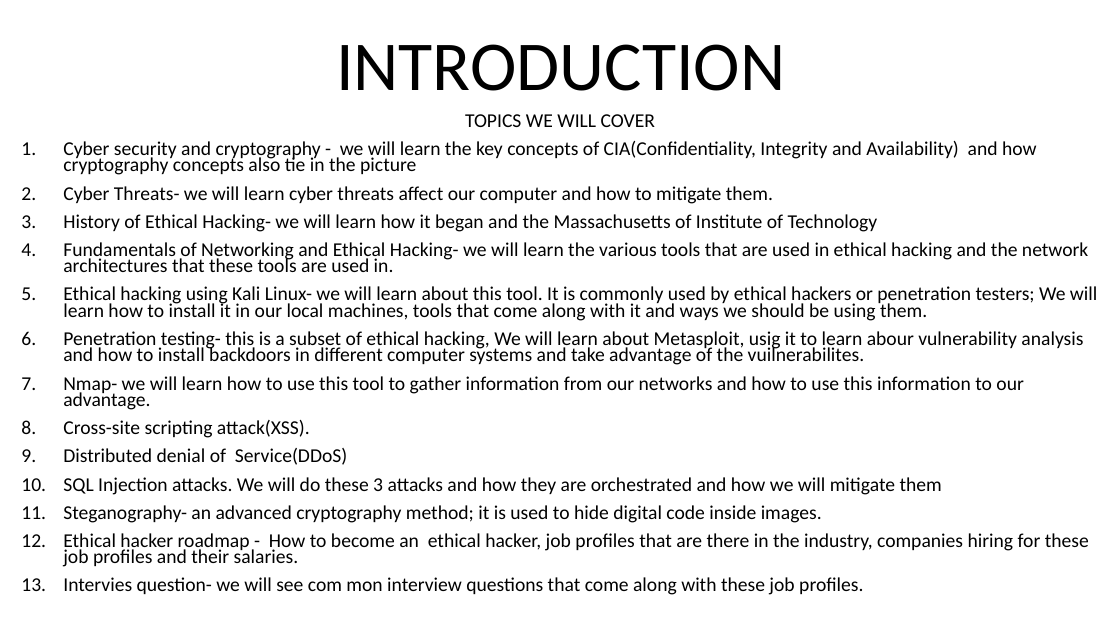
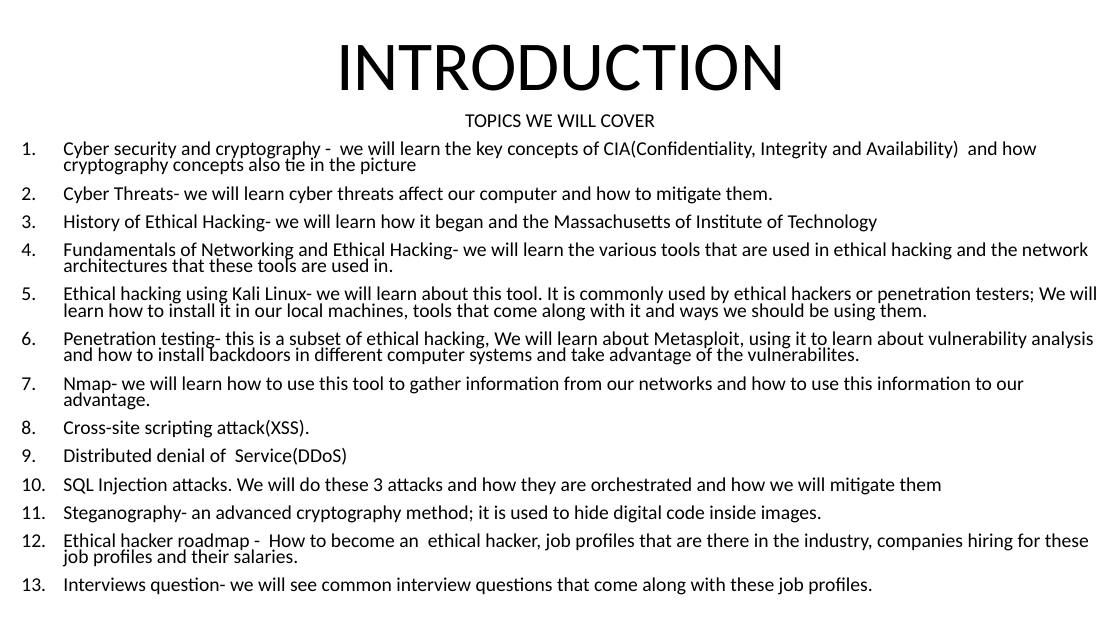
Before and after one commit to debrahnyatichi/Ethical-Hacking, a slide deck: slide 1 of Ethical Hacking notes.pptx. Drawn at 1120x630 pixels with LibreOffice and Linux fonts; fonts in the diff are those of the drawing. Boxes give left, top, right and bottom in pixels: in the first picture for what was removed or moved away, otherwise in the second. Text is boxed around its words. In the diff, an @@ line names an element or a change of style, - is before the commit and + after.

```diff
--- a/Ethical Hacking notes.pptx
+++ b/Ethical Hacking notes.pptx
@@ subtitle at box(63, 331, 1093, 365): text changed @@
-6. Penetration testing- this is a subset of ethical hacking, We will learn about Metasploit, usig it to learn abour vulnerability analysis and how to install backdoors in different computer systems and take advantage of the vuilnerabilites.
+6. Penetration testing- this is a subset of ethical hacking, We will learn about Metasploit, using it to learn about vulnerability analysis and how to install backdoors in different computer systems and take advantage of the vulnerabilites.
@@ subtitle at box(63, 577, 872, 595): text changed @@
-13. Intervies question- we will see com mon interview questions that come along with these job profiles.
+13. Interviews question- we will see common interview questions that come along with these job profiles.
```
Also in this commit, not shown: 1 other slide changed, 2 slides added.
